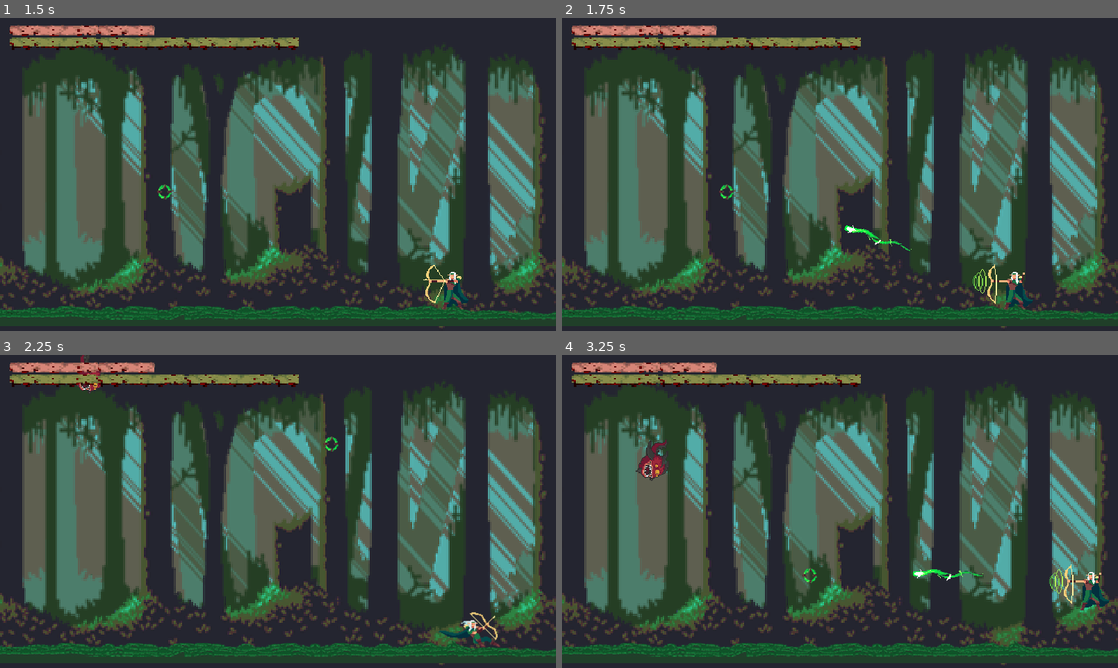
Above: before the commit, frames 1-4 (two rows, left to right).
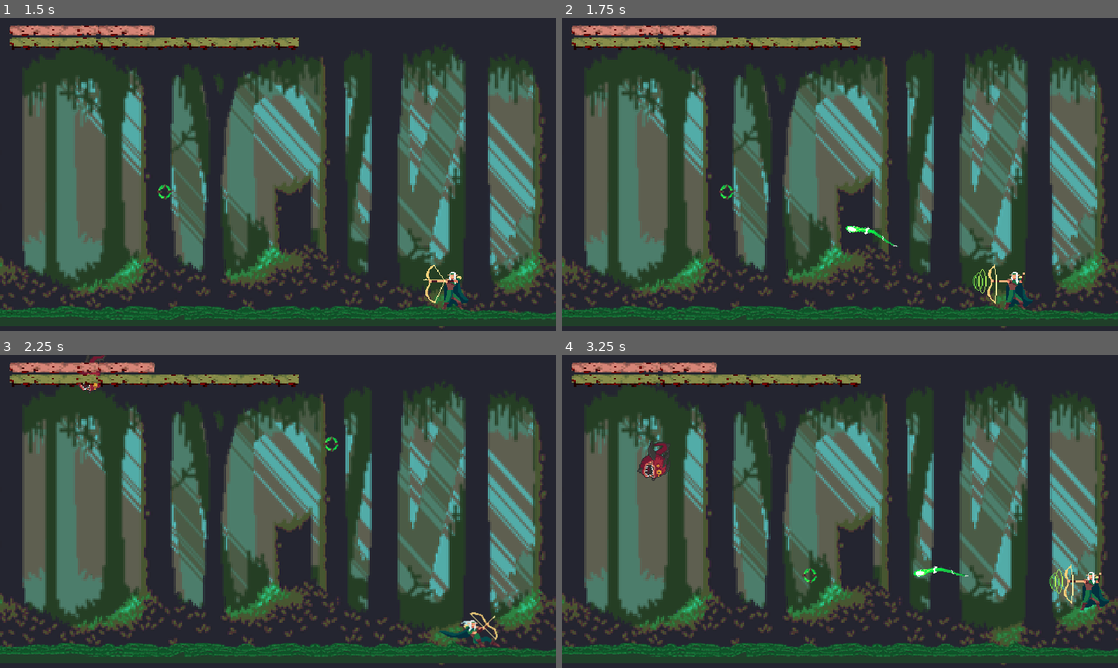
Above: after the commit, the same moments.

Repository: dcrespo3d/GGJ2023
Game: Godot game, scene res://EscenaMain.tscn
Same seed, same stepped clock (60 frames per second), same inputs: the game is played once before the commit and once after it.
Inputs (mouse positions are in pixels of both pictures, inside the frame that each line leads up to):
- Up to frame 1 (1.5 s): move the mouse to (400, 158) at 0.52 s; hold Right (ui_right) 0.53-1.28 s; tap Space (dash_key) at 0.6 s; move the mouse to (166, 190) at 1.27 s; hold Left (ui_left) from 1.28 s (still down); click (166, 190) at 1.35 s
- Up to frame 2 (1.75 s): keep holding Left (ui_left)
- Up to frame 3 (2.25 s): move the mouse to (333, 442) at 2.02 s; release Left (ui_left) at 2.03 s; hold Right (ui_right) from 2.03 s (still down); tap Space (dash_key) at 2.1 s
- Up to frame 4 (3.25 s): move the mouse to (812, 574) at 2.77 s; release Right (ui_right) at 2.78 s; hold Up (ui_up) from 2.78 s (still down); click (812, 574) at 2.85 s

Frame 1 is identical in both runs. In frame 2, 0.2% of the frame differs, in the area x 50-63%, y 66-75%; in frame 3, less than 0.1%; in frame 4, 0.5%, in the area x 13-76%, y 27-73%.

Commit message:
enemyupdate

Diff:
--- a/Enemy_01.gd
+++ b/Enemy_01.gd
@@ -5,11 +5,15 @@
 # var a = 2
 # var b = "text"
 export var speed = 100
+export var deadSpeed = 100
 var velocity = Vector2.ZERO
 enum {IDLE, ATTACK, HIT, DIE}
 var state = IDLE
+var dead = false
 export var damage = 20
+export var heal = 10
 export var hits = 3
+
 
 # Called when the node enters the scene tree for the first time.
 func _ready():
@@ -22,6 +26,8 @@
 
 	if hits <= 0:
 		state = DIE
+
+
 
 	match (state):
 		IDLE: process_idle(delta)
@@ -47,20 +53,28 @@
 	return
 
 func process_die(delta):
-	queue_free()
+
+	$EnemyAnimations.animation = "Die"
+
+	velocity.y = deadSpeed
+	velocity = move_and_slide(velocity, Vector2.UP)
+
 	return
 
 
 
 func _on_Area2D_body_entered(body):
-	if body.getType() == "Player":
+	if body.getType() == "Player" && state == IDLE:
 		attack(body)
 		queue_free()
 
-	if body.getType() == "Gea":
+	if body.getType() == "Gea" && state == IDLE:
 		attack(body)
 		queue_free()
-	if body.getType() == "Projectile":
+	if body.getType() == "Gea" && state == DIE:
+		heal(body)
+		queue_free()
+	if body.getType() == "Projectile"&& state != DIE:
 		hits -=1
 		body.queue_free()
 		state = HIT
@@ -70,5 +84,7 @@
 func attack(body):
 	body._takeHit(damage)
 	state = ATTACK
+func heal(body):
+	body._takeHeal(heal)
 func getType():
 	return  "Enemy01"
--- a/Enemy_01.tscn
+++ b/Enemy_01.tscn
@@ -55,10 +55,6 @@
 atlas = ExtResource( 1 )
 region = Rect2( 384, 192, 64, 64 )
 
-[sub_resource type="AtlasTexture" id=14]
-atlas = ExtResource( 1 )
-region = Rect2( 448, 192, 64, 64 )
-
 [sub_resource type="AtlasTexture" id=15]
 atlas = ExtResource( 1 )
 region = Rect2( 0, 128, 64, 64 )
@@ -106,8 +102,8 @@
 "name": "Attack",
 "speed": 5.0
 }, {
-"frames": [ SubResource( 7 ), SubResource( 8 ), SubResource( 9 ), SubResource( 10 ), SubResource( 11 ), SubResource( 12 ), SubResource( 13 ), SubResource( 14 ) ],
-"loop": true,
+"frames": [ SubResource( 7 ), SubResource( 8 ), SubResource( 9 ), SubResource( 10 ), SubResource( 11 ), SubResource( 12 ), SubResource( 13 ) ],
+"loop": false,
 "name": "Die",
 "speed": 5.0
 }, {
@@ -134,7 +130,7 @@
 rotation = 1.5708
 frames = SubResource( 25 )
 animation = "Idle"
-frame = 1
+frame = 5
 speed_scale = 2.0
 playing = true
 
--- a/Enemy_01_SpriteFrames.tres
+++ b/Enemy_01_SpriteFrames.tres
@@ -1,126 +1,98 @@
-[gd_resource type="SpriteFrames" load_steps=26 format=2]
+[gd_resource type="SpriteFrames" load_steps=25 format=2]
 
 [ext_resource path="res://Art/Enemies/Enemy_01/Cacodaemon Sprite Sheet.png" type="Texture" id=1]
 
 [sub_resource type="AtlasTexture" id=1]
-flags = 4
 atlas = ExtResource( 1 )
 region = Rect2( 0, 64, 64, 64 )
 
 [sub_resource type="AtlasTexture" id=2]
-flags = 4
 atlas = ExtResource( 1 )
 region = Rect2( 64, 64, 64, 64 )
 
 [sub_resource type="AtlasTexture" id=3]
-flags = 4
 atlas = ExtResource( 1 )
 region = Rect2( 128, 64, 64, 64 )
 
 [sub_resource type="AtlasTexture" id=4]
-flags = 4
 atlas = ExtResource( 1 )
 region = Rect2( 192, 64, 64, 64 )
 
 [sub_resource type="AtlasTexture" id=5]
-flags = 4
 atlas = ExtResource( 1 )
 region = Rect2( 256, 64, 64, 64 )
 
 [sub_resource type="AtlasTexture" id=6]
-flags = 4
 atlas = ExtResource( 1 )
 region = Rect2( 320, 64, 64, 64 )
 
 [sub_resource type="AtlasTexture" id=7]
-flags = 4
 atlas = ExtResource( 1 )
 region = Rect2( 0, 192, 64, 64 )
 
 [sub_resource type="AtlasTexture" id=8]
-flags = 4
 atlas = ExtResource( 1 )
 region = Rect2( 64, 192, 64, 64 )
 
 [sub_resource type="AtlasTexture" id=9]
-flags = 4
 atlas = ExtResource( 1 )
 region = Rect2( 128, 192, 64, 64 )
 
 [sub_resource type="AtlasTexture" id=10]
-flags = 4
 atlas = ExtResource( 1 )
 region = Rect2( 192, 192, 64, 64 )
 
 [sub_resource type="AtlasTexture" id=11]
-flags = 4
 atlas = ExtResource( 1 )
 region = Rect2( 256, 192, 64, 64 )
 
 [sub_resource type="AtlasTexture" id=12]
-flags = 4
 atlas = ExtResource( 1 )
 region = Rect2( 320, 192, 64, 64 )
 
-[sub_resource type="AtlasTexture" id=13]
-flags = 4
-atlas = ExtResource( 1 )
-region = Rect2( 384, 192, 64, 64 )
-
-[sub_resource type="AtlasTexture" id=14]
-flags = 4
-atlas = ExtResource( 1 )
-region = Rect2( 448, 192, 64, 64 )
-
 [sub_resource type="AtlasTexture" id=15]
-flags = 4
 atlas = ExtResource( 1 )
 region = Rect2( 0, 128, 64, 64 )
 
 [sub_resource type="AtlasTexture" id=16]
-flags = 4
 atlas = ExtResource( 1 )
 region = Rect2( 64, 128, 64, 64 )
 
 [sub_resource type="AtlasTexture" id=17]
-flags = 4
 atlas = ExtResource( 1 )
 region = Rect2( 128, 128, 64, 64 )
 
 [sub_resource type="AtlasTexture" id=18]
-flags = 4
 atlas = ExtResource( 1 )
 region = Rect2( 192, 128, 64, 64 )
 
 [sub_resource type="AtlasTexture" id=19]
-flags = 4
 atlas = ExtResource( 1 )
 region = Rect2( 0, 0, 64, 64 )
 
 [sub_resource type="AtlasTexture" id=20]
-flags = 4
 atlas = ExtResource( 1 )
 region = Rect2( 64, 0, 64, 64 )
 
 [sub_resource type="AtlasTexture" id=21]
-flags = 4
 atlas = ExtResource( 1 )
 region = Rect2( 128, 0, 64, 64 )
 
 [sub_resource type="AtlasTexture" id=22]
-flags = 4
 atlas = ExtResource( 1 )
 region = Rect2( 192, 0, 64, 64 )
 
 [sub_resource type="AtlasTexture" id=23]
-flags = 4
 atlas = ExtResource( 1 )
 region = Rect2( 256, 0, 64, 64 )
 
 [sub_resource type="AtlasTexture" id=24]
-flags = 4
 atlas = ExtResource( 1 )
 region = Rect2( 320, 0, 64, 64 )
+
+[sub_resource type="AtlasTexture" id=13]
+atlas = ExtResource( 1 )
+region = Rect2( 384, 192, 64, 64 )
 
 [resource]
 animations = [ {
@@ -129,8 +101,8 @@
 "name": "Attack",
 "speed": 5.0
 }, {
-"frames": [ SubResource( 7 ), SubResource( 8 ), SubResource( 9 ), SubResource( 10 ), SubResource( 11 ), SubResource( 12 ), SubResource( 13 ), SubResource( 14 ) ],
-"loop": true,
+"frames": [ SubResource( 7 ), SubResource( 8 ), SubResource( 9 ), SubResource( 10 ), SubResource( 11 ), SubResource( 12 ) ],
+"loop": false,
 "name": "Die",
 "speed": 5.0
 }, {
@@ -143,4 +115,9 @@
 "loop": true,
 "name": "Idle",
 "speed": 5.0
+}, {
+"frames": [ SubResource( 7 ), SubResource( 13 ) ],
+"loop": true,
+"name": "New Anim",
+"speed": 5.0
 } ]
--- a/EscenaMain.gd
+++ b/EscenaMain.gd
@@ -38,9 +38,6 @@
 		_spawnEnemy()
 
 
-#func _on_Timer_timeout():
-#	_spawnEnemy()
-
 
 	$Gui/TextureRect.rect_size.x = $Viewport/Player.currentHealth
 	$Gui/TextureRect2.rect_size.x = $Viewport/Gea.currentHealth
--- a/Gea.gd
+++ b/Gea.gd
@@ -15,6 +15,11 @@
 func _takeHit(damage):
 	if currentHealth > 0:
 		currentHealth -= damage
+func _takeHeal(heal):
+	if currentHealth < maxHealth :
+		currentHealth += heal
+	if currentHealth < maxHealth:
+		currentHealth == maxHealth
 func _process(delta):
 	if currentHealth <= 0:
 		get_tree().get_root().get_node("EscenaMain/Viewport/GameOver").visible=true
--- a/Player.tscn
+++ b/Player.tscn
@@ -21,7 +21,7 @@
 position = Vector2( 0, -30 )
 frames = ExtResource( 1 )
 animation = "Charge"
-frame = 4
+frame = 2
 speed_scale = 3.0
 playing = true
 
--- a/Projectile.tscn
+++ b/Projectile.tscn
@@ -16,7 +16,6 @@
 [node name="AnimatedSprite" type="AnimatedSprite" parent="."]
 frames = ExtResource( 1 )
 animation = "Projectile"
-frame = 2
 speed_scale = 2.0
 playing = true
 
Not shown: 1 places in Enemy_01.tscn that only renumber resources
